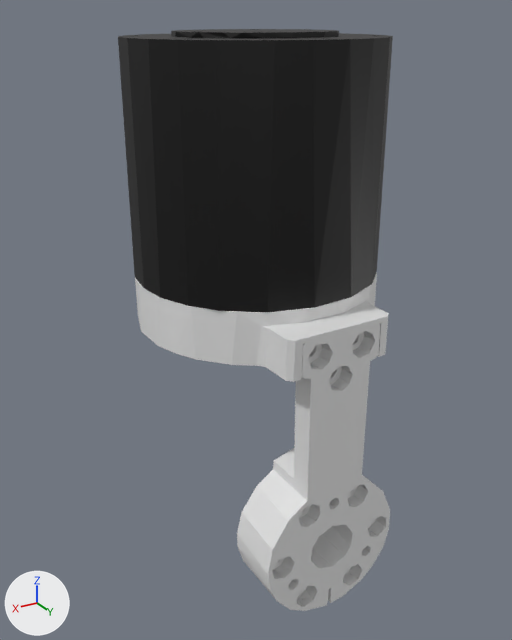
Before and after pictures for a commit that changed the COLLADA model meshes/arm/v10/visual/link7.dae.
Rendered twice from a 50 mm lens placed at (0.0826, 0.1378, 0.1135), pointed at (0.0014, 0.0025, 0.0458). Arrows for +X, +Y and +Z are at lower left; the lights stay in place. The older version comes first.

Objects in the first picture: 'link7'.
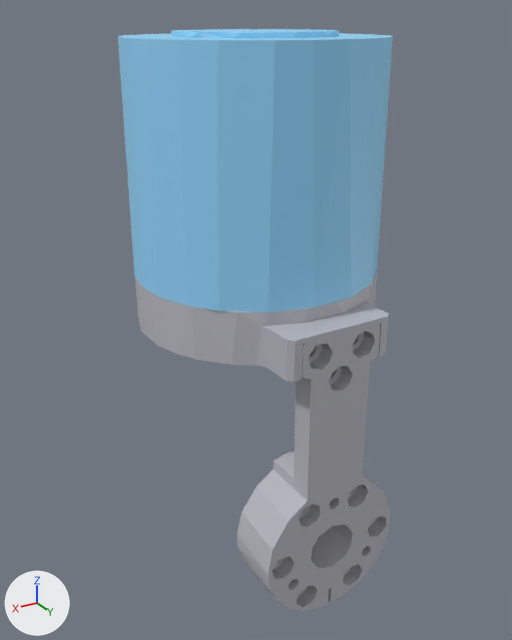
Where the change shows, as pixel boxes (x1, y1, x2, y2) in the pictures (512 x 640 px):
'link7', recoloured
    both: (118, 29, 393, 611)

The change, as a diff of the scene's bpy script:
```diff
--- a/meshes/arm/v10/visual/link7.dae.py
+++ b/meshes/arm/v10/visual/link7.dae.py
@@ mat_材质_012 @@
 mat_材质_012 = principled_material('材质.012')
-mat_材质_012.base_color = (0.8, 0.8, 0.8)  # white #e7e7e7
+mat_材质_012.base_color = (0.5, 0.5, 0.55)  # light grey #bcbcc4
@@ mat_材质_013 @@
 mat_材质_013 = principled_material('材质.013')
-mat_材质_013.base_color = (0.0, 0.0, 0.0)  # black #000000
+mat_材质_013.base_color = (0.3, 0.7, 1.0)  # blue #95daff
```
